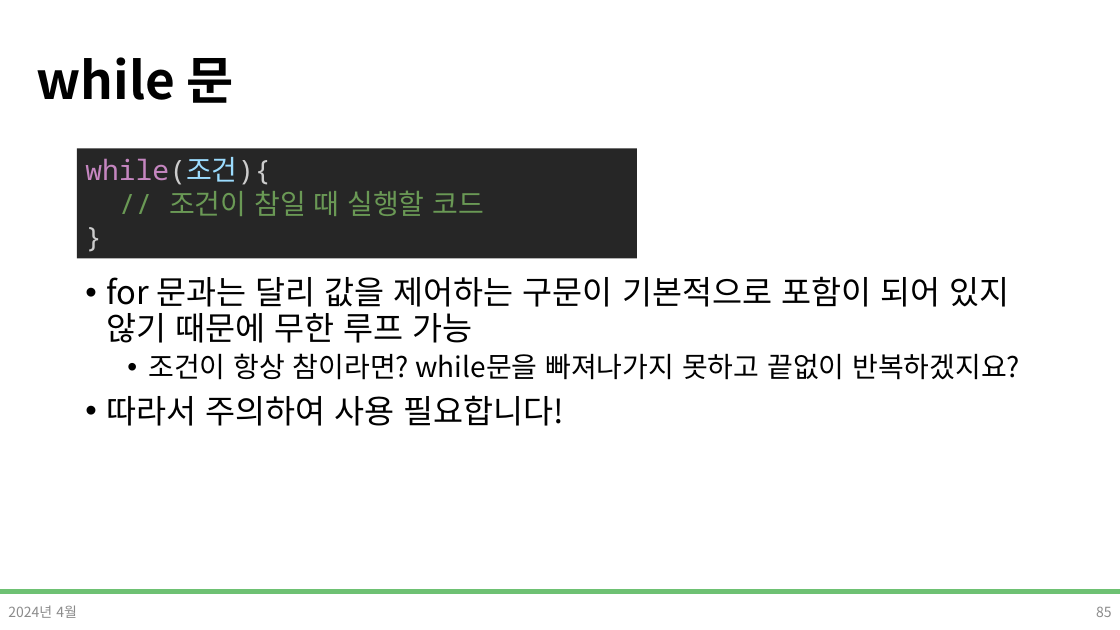
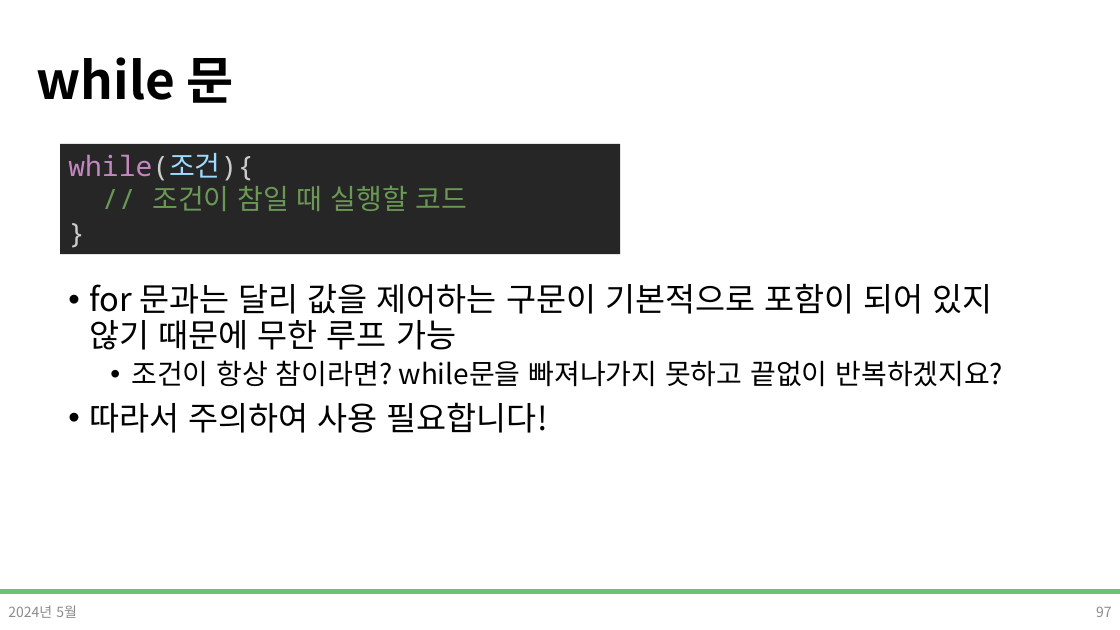
Before and after one commit to DevDamon0527/SeSAC_Yeongdeungpo_Campus_6th, a slide deck: slide 97 of material/[SeSAC_YDP_6] 04-1_Javascript.pptx (slide 85 before the commit). Drawn at 1120x630 pixels with LibreOffice and Linux fonts; fonts in the diff are those of the drawing; background and template pictures are left out. Boxes give left, top, right and bottom in pixels: in the first picture for what was removed or moved away, otherwise in the second. Text is boxed around its words. In the diff, an @@ line names an element or a change of style, - is before the commit and + after.

```diff
--- a/material/[SeSAC_YDP_6] 04-1_Javascript.pptx
+++ b/material/[SeSAC_YDP_6] 04-1_Javascript.pptx
@@ rectangle "while(조건){": place and size @@
-rectangle "while(조건){" at box(77, 149, 638, 259)
+rectangle "while(조건){" at box(60, 144, 621, 254)
@@ text "for 문과는 달리 값을 제어하는 ...": place and size @@
-text "for 문과는 달리 값을 제어하는 ..." at box(106, 276, 1020, 426)
+text "for 문과는 달리 값을 제어하는 ..." at box(89, 283, 1004, 433)
@@ text at box(8, 605, 77, 618): text changed @@
-2024년 4월
+2024년 5월
@@ page number at box(1096, 606, 1112, 617): text changed @@
-85
+97
```
Also in this commit, not shown: 89 other slides changed, 16 slides added, 3 slides removed, 16 other files.
